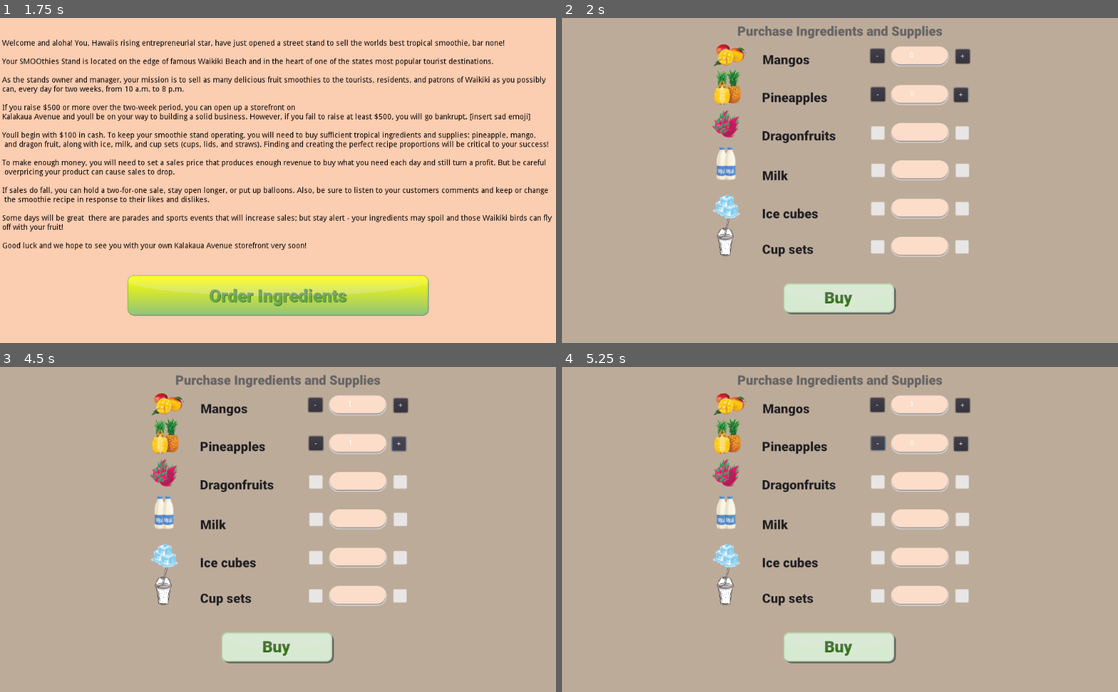
Above: before the commit, frames 1-4 (two rows, left to right).
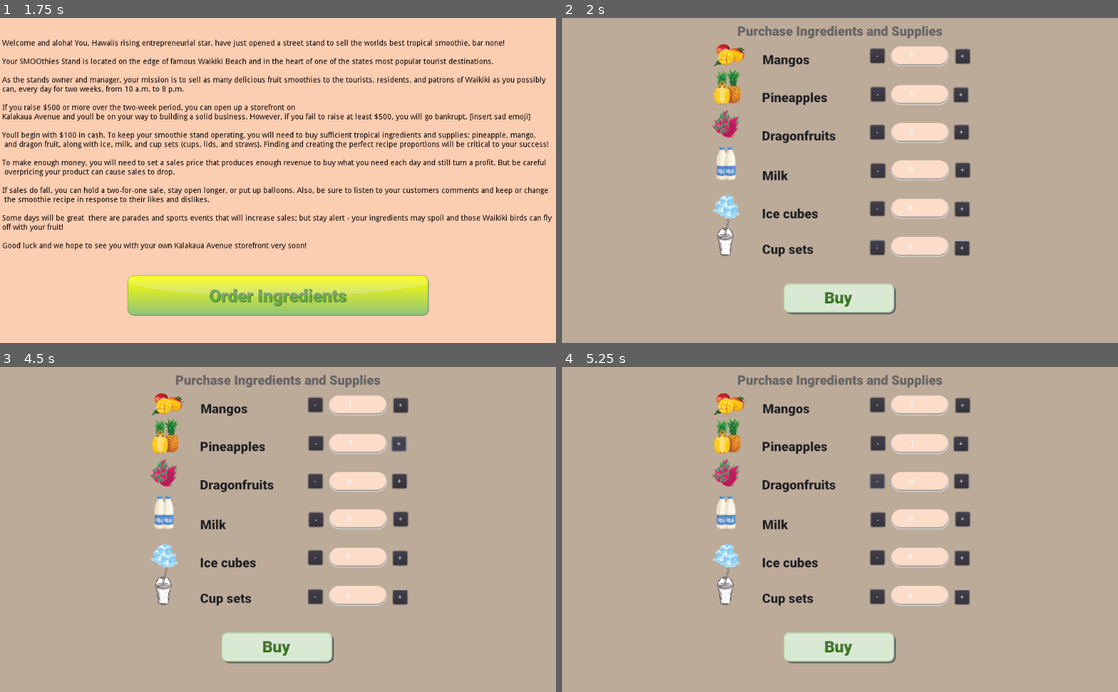
Above: after the commit, the same moments.

Repository: thepriscillawang/SMOOthies
Game: Godot game, scene res://Scenes/Main.tscn
The game is run twice, just before and just after one commit, with the same random seed, the same clock (stepped at 60 frames per second) and the same inputs. Sound files missing from this copy of the repository are replaced by a short silence.
Inputs (mouse positions are in pixels of both pictures, inside the frame that each line leads up to):
- Up to frame 1 (1.75 s): click (278, 274) at 0.5 s; click (278, 294) at 1.25 s
- Up to frame 2 (2 s): no input
- Up to frame 3 (4.5 s): click "-" at 2 s; click "+" at 2.75 s; click "-" at 3.5 s; click "+" at 4.25 s
- Up to frame 4 (5.25 s): click "-" at 5 s

Frame 1 is identical in both runs. In frame 2, 1.1% of the frame differs, in the area x 55-74%, y 32-74%; in frame 3, 1.1%; in frame 4, 1.1%, in the area x 55-74%, y 21-74%.

Commit message:
added rest of ingredients

Diff:
--- a/src/SMOOthies/Scenes/Global.gd
+++ b/src/SMOOthies/Scenes/Global.gd
@@ -6,3 +6,7 @@
 
 var curr_mango = 0
 var curr_pineapple = 0
+var curr_dragonfruit = 0
+var curr_milk = 0
+var curr_ice = 0
+var curr_cup = 0
--- a/src/SMOOthies/Scenes/Ingredients.gd
+++ b/src/SMOOthies/Scenes/Ingredients.gd
@@ -5,11 +5,22 @@
 		$IngredientsPurchase/CurrMangoLabel.text = str(Global.curr_mango)
 	elif(ingredient ==  "pineapple"):
 		$IngredientsPurchase/CurrPineappleLabel.text = str(Global.curr_pineapple)
-#	elif(ingredient == "dragonfruit"):
+	elif(ingredient == "dragonfruit"):
+		$IngredientsPurchase/CurrDragonfruitLabel.text = str(Global.curr_dragonfruit)
+	elif(ingredient == "milk"):
+		$IngredientsPurchase/CurrMilkLabel.text = str(Global.curr_milk)
+	elif(ingredient == "ice"):
+		$IngredientsPurchase/CurrIceLabel.text = str(Global.curr_ice)
+	elif(ingredient == "cup"):
+		$IngredientsPurchase/CurrCupLabel.text = str(Global.curr_cup)
 
 func _ready():
 	_update_ingredient_label("mango")
 	_update_ingredient_label("pineapple")
+	_update_ingredient_label("dragonfruit")
+	_update_ingredient_label("milk")
+	_update_ingredient_label("ice")
+	_update_ingredient_label("cup")
 	print("Hello, ingredients!")
 
 func _load_Ingredients():
@@ -51,3 +62,49 @@
 	Global.curr_pineapple = Global.curr_pineapple + 1
 	_update_ingredient_label("pineapple")
 	print("+ Pineapple pressed. Total Pineapple: ",  Global.curr_pineapple)
+
+func _on_SubDragonfruit_pressed():
+	if (Global.curr_dragonfruit > 0 ):
+		Global.curr_dragonfruit = Global.curr_dragonfruit -1
+	_update_ingredient_label("dragonfruit")
+	print("- Dragonfruit pressed. Total Dragonfruit: ",  Global.curr_dragonfruit)
+
+func _on_AddDragonfruit_pressed():
+	Global.curr_dragonfruit = Global.curr_dragonfruit + 1
+	_update_ingredient_label("dragonfruit")
+	print("+ Dragonfruit pressed. Total Dragonfruit: ",  Global.curr_dragonfruit)
+
+func _on_SubMilk_pressed():
+	if (Global.curr_milk > 0 ):
+		Global.curr_milk = Global.curr_milk - 1
+	_update_ingredient_label("milk")
+	print("+ Milk pressed. Total Milk: ",  Global.curr_milk)
+
+func _on_AddMilk_pressed():
+	Global.curr_milk = Global.curr_milk + 1
+	_update_ingredient_label("milk")
+	print("+ Milk pressed. Total Milk: ",  Global.curr_milk)
+
+func _on_SubIce_pressed():
+	if (Global.curr_ice > 0):
+		Global.curr_ice = Global.curr_ice - 1
+	_update_ingredient_label("ice")
+	print("- Ice pressed. Total Ice: ",  Global.curr_ice)
+
+func _on_AddIce_pressed():
+	Global.curr_ice = Global.curr_ice + 1
+	_update_ingredient_label("ice")
+	print("+ Ice pressed. Total Ice: ",  Global.curr_ice)
+
+func _on_SubCup_pressed():
+	if (Global.curr_cup > 0):
+		Global.curr_cup = Global.curr_cup - 1
+	_update_ingredient_label("cup")
+	print("- Cup pressed. Total Cup: ",  Global.curr_cup)
+
+
+
+func _on_AddCup_pressed():
+	Global.curr_cup = Global.curr_cup + 1
+	_update_ingredient_label("cup")
+	print("+ Cup pressed. Total Cup: ",  Global.curr_cup)
--- a/src/SMOOthies/Scenes/Ingredients.tscn
+++ b/src/SMOOthies/Scenes/Ingredients.tscn
@@ -57,6 +57,86 @@
 margin_right = 681.0
 margin_bottom = 148.0
 
+[node name="SubDragonfruit" type="Button" parent="IngredientsPurchase"]
+margin_left = 568.0
+margin_top = 198.0
+margin_right = 594.0
+margin_bottom = 224.0
+text = "-"
+
+[node name="AddDragonfruit" type="Button" parent="IngredientsPurchase"]
+margin_left = 723.0
+margin_top = 198.0
+margin_right = 749.0
+margin_bottom = 224.0
+text = "+"
+
+[node name="CurrDragonfruitLabel" type="Label" parent="IngredientsPurchase"]
+margin_left = 639.0
+margin_top = 206.0
+margin_right = 679.0
+margin_bottom = 220.0
+
+[node name="SubMilk" type="Button" parent="IngredientsPurchase"]
+margin_left = 569.0
+margin_top = 269.0
+margin_right = 595.0
+margin_bottom = 295.0
+text = "-"
+
+[node name="AddMilk" type="Button" parent="IngredientsPurchase"]
+margin_left = 725.0
+margin_top = 268.0
+margin_right = 751.0
+margin_bottom = 294.0
+text = "+"
+
+[node name="CurrMilkLabel" type="Label" parent="IngredientsPurchase"]
+margin_left = 639.0
+margin_top = 273.0
+margin_right = 679.0
+margin_bottom = 287.0
+
+[node name="SubIce" type="Button" parent="IngredientsPurchase"]
+margin_left = 568.0
+margin_top = 339.0
+margin_right = 594.0
+margin_bottom = 365.0
+text = "-"
+
+[node name="AddIce" type="Button" parent="IngredientsPurchase"]
+margin_left = 724.0
+margin_top = 340.0
+margin_right = 750.0
+margin_bottom = 366.0
+text = "+"
+
+[node name="CurrIceLabel" type="Label" parent="IngredientsPurchase"]
+margin_left = 637.0
+margin_top = 344.0
+margin_right = 677.0
+margin_bottom = 358.0
+
+[node name="SubCup" type="Button" parent="IngredientsPurchase"]
+margin_left = 568.0
+margin_top = 411.0
+margin_right = 594.0
+margin_bottom = 437.0
+text = "-"
+
+[node name="AddCup" type="Button" parent="IngredientsPurchase"]
+margin_left = 724.0
+margin_top = 412.0
+margin_right = 750.0
+margin_bottom = 438.0
+text = "+"
+
+[node name="CurrCupLabel" type="Label" parent="IngredientsPurchase"]
+margin_left = 637.0
+margin_top = 416.0
+margin_right = 677.0
+margin_bottom = 430.0
+
 [node name="IngredientsMusic" type="AudioStreamPlayer" parent="."]
 
 [node name="ConfirmPurchase" type="TextureButton" parent="."]
@@ -72,4 +152,12 @@
 [connection signal="pressed" from="IngredientsPurchase/AddMangos" to="." method="_on_AddMangos_pressed"]
 [connection signal="pressed" from="IngredientsPurchase/SubPineapple" to="." method="_on_SubPineapple_pressed"]
 [connection signal="pressed" from="IngredientsPurchase/AddPineapple" to="." method="_on_AddPineapple_pressed"]
+[connection signal="pressed" from="IngredientsPurchase/SubDragonfruit" to="." method="_on_SubDragonfruit_pressed"]
+[connection signal="pressed" from="IngredientsPurchase/AddDragonfruit" to="." method="_on_AddDragonfruit_pressed"]
+[connection signal="pressed" from="IngredientsPurchase/SubMilk" to="." method="_on_SubMilk_pressed"]
+[connection signal="pressed" from="IngredientsPurchase/AddMilk" to="." method="_on_AddMilk_pressed"]
+[connection signal="pressed" from="IngredientsPurchase/SubIce" to="." method="_on_SubIce_pressed"]
+[connection signal="pressed" from="IngredientsPurchase/AddIce" to="." method="_on_AddIce_pressed"]
+[connection signal="pressed" from="IngredientsPurchase/SubCup" to="." method="_on_SubCup_pressed"]
+[connection signal="pressed" from="IngredientsPurchase/AddCup" to="." method="_on_AddCup_pressed"]
 [connection signal="pressed" from="ConfirmPurchase" to="." method="_on_ConfirmPurchase_pressed"]
